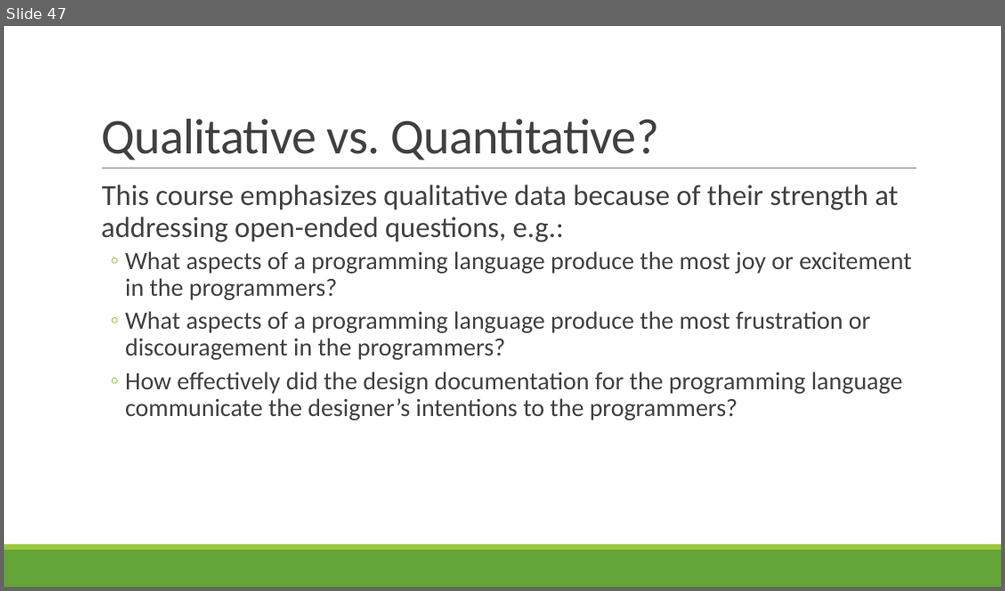
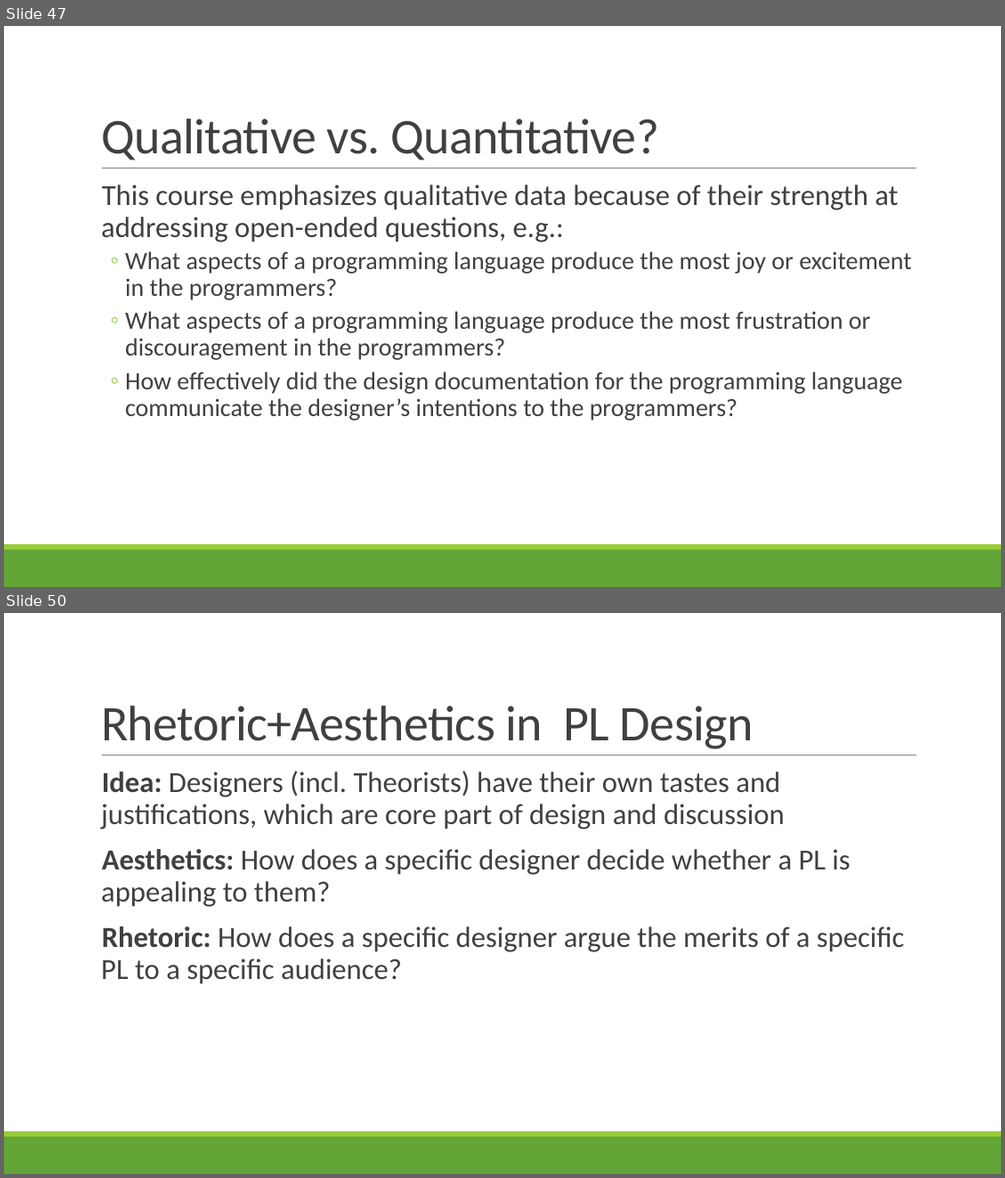
Before and after one commit to rbohrer/pl-course, a slide deck: LectureSlides/08Design1.pptx. Shown one above the other, each under a label of ours: slide 47 before the commit, slides 47 and 50 after it; the slides between them are not shown. The pictures are 1005x591 and 1005x1178 pixels, drawn with LibreOffice and Linux fonts; fonts in the diff are those of the drawing. Boxes give left, top, right and bottom in pixels: in the first picture for what was removed or moved away, otherwise in the second. Text is boxed around its words. In the diff, an @@ line names an element or a change of style, - is before the commit and + after.

```diff
--- a/LectureSlides/08Design1.pptx
+++ b/LectureSlides/08Design1.pptx
@@ slide 50 added at (x1=4, y1=613, x2=1001, y2=1174), background #FFFFFF; not listed: 3 template elements that a slide beside it also shows @@
@@ title added at (x1=101, y1=706, x2=753, y2=749), 48 pt, text #404040 @@
+Rhetoric+Aesthetics in PL Design
@@ text added at (x1=101, y1=771, x2=904, y2=984), 28 pt, text #404040 @@
+  Idea: Designers (incl. Theorists) have their own tastes and justifications, which are core part of design and discussion
+  Aesthetics: How does a specific designer decide whether a PL is appealing to them?
+  Rhetoric: How does a specific designer argue the merits of a specific PL to a specific audience?
```
Also in this commit, not shown: 1 slide changed, 8 other slides added, 2 slides removed.
